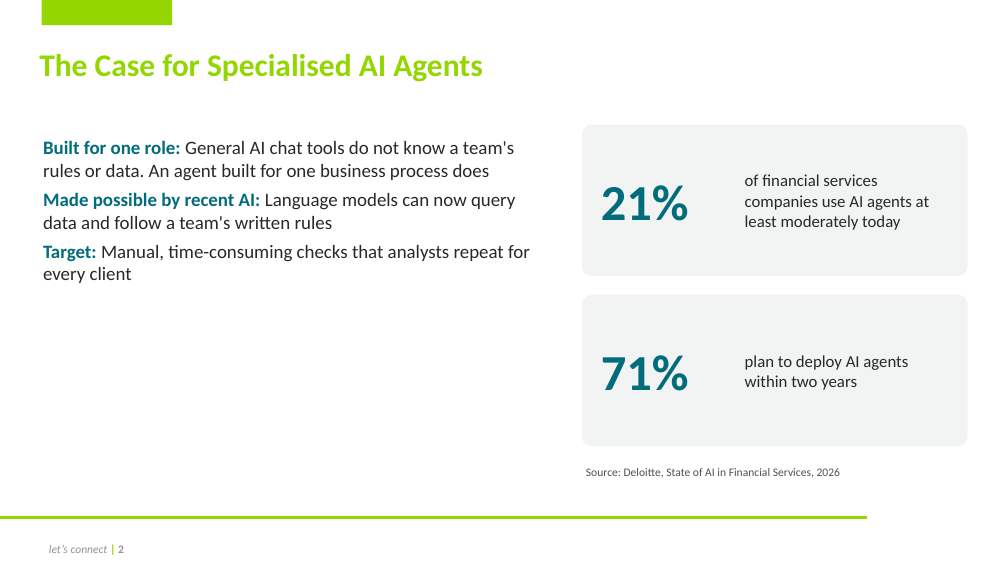
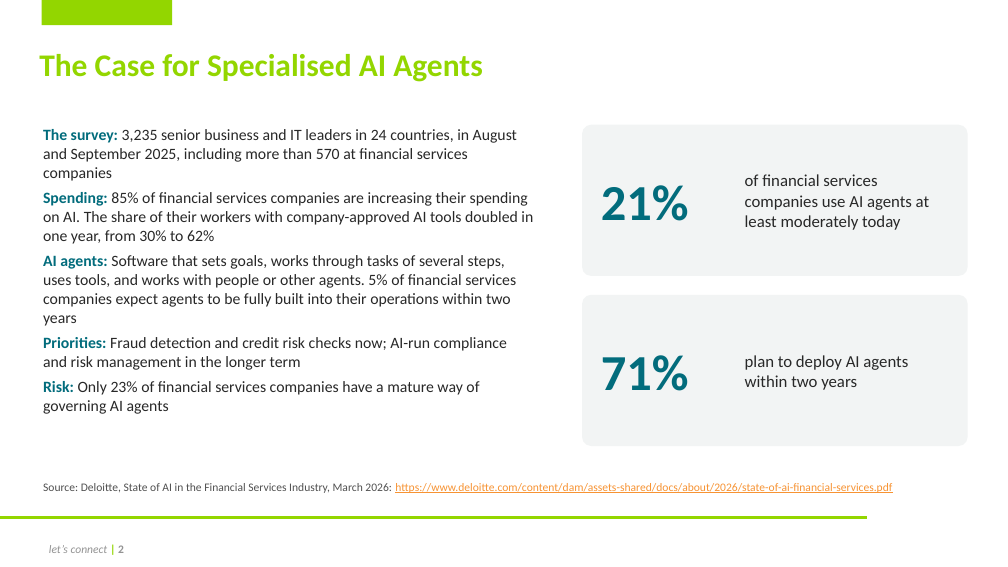
Before and after one commit to MainDevWork/Trading_Conformance_Agent, a slide deck: slide 2 of Documents/Trading_Conformance_Agent_Pitch.pptx. Drawn at 1008x567 pixels with LibreOffice and Linux fonts; fonts in the diff are those of the drawing; background and template pictures are left out. Boxes give left, top, right and bottom in pixels: in the first picture for what was removed or moved away, otherwise in the second. Text is boxed around its words. In the diff, an @@ line names an element or a change of style, - is before the commit and + after.

```diff
--- a/Documents/Trading_Conformance_Agent_Pitch.pptx
+++ b/Documents/Trading_Conformance_Agent_Pitch.pptx
@@ text at [43, 129, 533, 414]: text changed; size 18 to 15 pt @@
-Built for one role: General AI chat tools do not know a team's rules or data. An agent built for one business process does
-Made possible by recent AI: Language models can now query data and follow a team's written rules
-Target: Manual, time-consuming checks that analysts repeat for every client
+The survey: 3,235 senior business and IT leaders in 24 countries, in August and September 2025, including more than 570 at financial services companies
+Spending: 85% of financial services companies are increasing their spending on AI. The share of their workers with company-approved AI tools doubled in one year, from 30% to 62%
+AI agents: Software that sets goals, works through tasks of several steps, uses tools, and works with people or other agents. 5% of financial services companies expect agents to be fully built into their operations within two years
+Priorities: Fraud detection and credit risk checks now; AI-run compliance and risk management in the longer term
+Risk: Only 23% of financial services companies have a mature way of governing AI agents
@@ text at [43, 483, 892, 493]: text changed; text colour #505050 to #F79333 @@
-Source: Deloitte, State of AI in Financial Services, 2026
+Source: Deloitte, State of AI in the Financial Services Industry, March 2026: https://www.deloitte.com/content/dam/assets-shared/docs/about/2026/state-of-ai-financial-services.pdf
```
Also in this commit, not shown: 1 other file.
